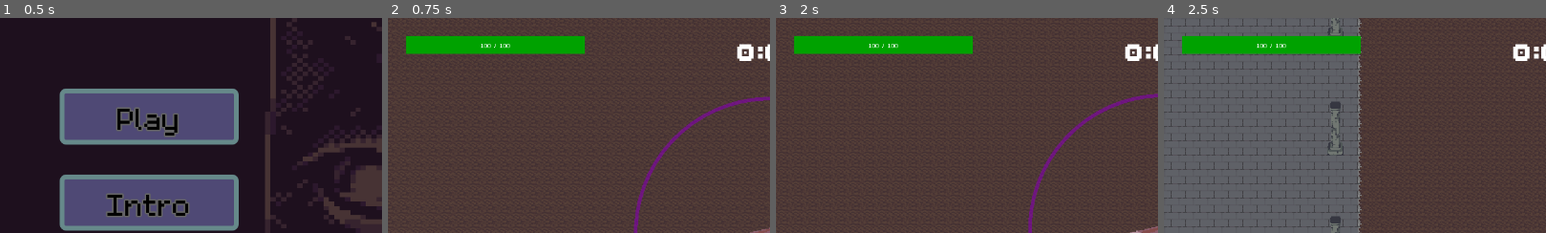
Above: before the commit, frames 1-4 (left to right).
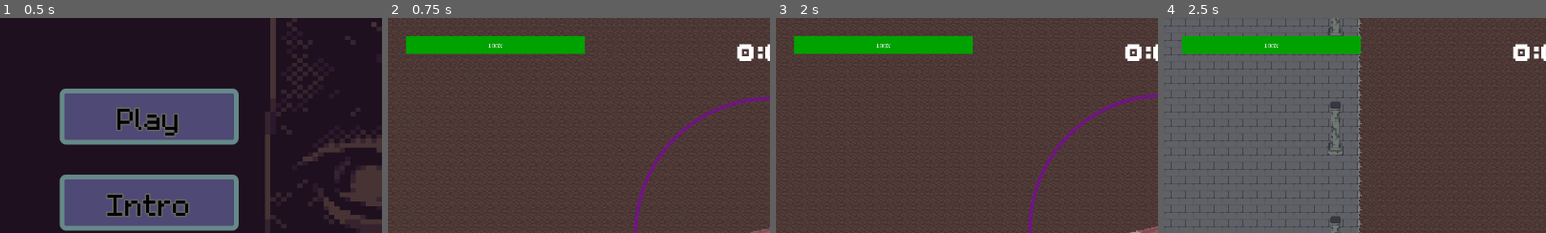
Above: after the commit, the same moments.

Repository: Sai-11011/godot-game-jam
Game: Godot game, scene res://Scenes/start_ui.tscn
Same seed, same stepped clock (60 frames per second), same inputs: the game is played once before the commit and once after it.
Inputs (mouse positions are % of the whole screen's width and height, from its top left):
- Up to frame 1 (0.5 s): no input
- Up to frame 2 (0.75 s): click "Play" at 0.5 s
- Up to frame 3 (2 s): tap Enter at 1.25 s; move the mouse to (72, 45) at 1.27 s; press the mouse at (72, 45) at 1.28 s; hold D (right) from 1.28 s (still down)
- Up to frame 4 (2.5 s): move the mouse to (30, 55) at 2.02 s; release D (right) at 2.03 s; release the mouse at (30, 55) at 2.03 s; hold S (down) from 2.03 s (still down); click (30, 55) at 2.1 s
The pictures show only the part of the screen within x 0-50%, y 0-50%; the shares and areas given below are measured in that part.

Frame 1 is identical in both runs. In frame 2, 0.1% of the frame differs, in the area x 24-32%, y 12-15%; in frame 3, 0.1%; in frame 4, 0.1%.
Error after the commit: Invalid assignment of property or key 'text' with value of type 'String' on a base object of type 'null instance'. (res://Scripts/hud.gd:35)

Commit message:
Boss death animated.

Diff:
--- a/Scenes/boss.tscn
+++ b/Scenes/boss.tscn
@@ -7,6 +7,7 @@
 [ext_resource type="Script" uid="uid://ck7hj4pmqsgb7" path="res://Scripts/cubes.gd" id="5_q76ad"]
 [ext_resource type="Texture2D" uid="uid://dtsxnsr83sphy" path="res://Assets/Enemies/Boss/Boss_Block.png" id="6_nuv35"]
 [ext_resource type="Texture2D" uid="uid://bj5e8c2i2lnhd" path="res://Assets/Enemies/Boss/Boss_Sleeping.png" id="8_odcco"]
+[ext_resource type="Texture2D" uid="uid://b21tfwq8ri6yv" path="res://Assets/Enemies/Boss/Boss_Death-Sheet8.png" id="8_yq25j"]
 
 [sub_resource type="CapsuleShape2D" id="CapsuleShape2D_lel8w"]
 radius = 36.0
@@ -17,6 +18,70 @@
 
 [sub_resource type="StyleBoxFlat" id="StyleBoxFlat_mh6p8"]
 bg_color = Color(1, 0, 0, 1)
+
+[sub_resource type="AtlasTexture" id="AtlasTexture_odcco"]
+atlas = ExtResource("8_yq25j")
+region = Rect2(0, 0, 162, 204)
+
+[sub_resource type="AtlasTexture" id="AtlasTexture_q76ad"]
+atlas = ExtResource("8_yq25j")
+region = Rect2(162, 0, 162, 204)
+
+[sub_resource type="AtlasTexture" id="AtlasTexture_nuv35"]
+atlas = ExtResource("8_yq25j")
+region = Rect2(324, 0, 162, 204)
+
+[sub_resource type="AtlasTexture" id="AtlasTexture_lel8w"]
+atlas = ExtResource("8_yq25j")
+region = Rect2(486, 0, 162, 204)
+
+[sub_resource type="AtlasTexture" id="AtlasTexture_6xjeg"]
+atlas = ExtResource("8_yq25j")
+region = Rect2(648, 0, 162, 204)
+
+[sub_resource type="AtlasTexture" id="AtlasTexture_r0blv"]
+atlas = ExtResource("8_yq25j")
+region = Rect2(810, 0, 162, 204)
+
+[sub_resource type="AtlasTexture" id="AtlasTexture_42olf"]
+atlas = ExtResource("8_yq25j")
+region = Rect2(972, 0, 162, 204)
+
+[sub_resource type="AtlasTexture" id="AtlasTexture_hbq6j"]
+atlas = ExtResource("8_yq25j")
+region = Rect2(1134, 0, 162, 204)
+
+[sub_resource type="SpriteFrames" id="SpriteFrames_ursto"]
+animations = [{
+"frames": [{
+"duration": 1.0,
+"texture": SubResource("AtlasTexture_odcco")
+}, {
+"duration": 1.0,
+"texture": SubResource("AtlasTexture_q76ad")
+}, {
+"duration": 1.0,
+"texture": SubResource("AtlasTexture_nuv35")
+}, {
+"duration": 1.0,
+"texture": SubResource("AtlasTexture_lel8w")
+}, {
+"duration": 1.0,
+"texture": SubResource("AtlasTexture_6xjeg")
+}, {
+"duration": 1.0,
+"texture": SubResource("AtlasTexture_r0blv")
+}, {
+"duration": 1.0,
+"texture": SubResource("AtlasTexture_42olf")
+}, {
+"duration": 1.0,
+"texture": SubResource("AtlasTexture_hbq6j")
+}],
+"loop": false,
+"name": &"death",
+"speed": 8.0
+}]
 
 [node name="Boss" type="CharacterBody2D" unique_id=1719500555 groups=["Enemy"]]
 y_sort_enabled = true
@@ -154,3 +219,9 @@
 [node name="BossCamera" type="Camera2D" parent="." unique_id=108528805 groups=["Camera"]]
 position_smoothing_enabled = true
 rotation_smoothing_enabled = true
+
+[node name="DeathSprite" type="AnimatedSprite2D" parent="." unique_id=9011471]
+visible = false
+z_index = 5
+sprite_frames = SubResource("SpriteFrames_ursto")
+animation = &"death"
--- a/Scenes/hud.tscn
+++ b/Scenes/hud.tscn
@@ -43,23 +43,6 @@
 theme_override_fonts/font = ExtResource("4_t1xeu")
 theme_override_styles/fill = SubResource("StyleBoxFlat_bjfho")
 value = 100.0
-show_percentage = false
-
-[node name="HealthLabel" type="Label" parent="MarginContainer/StatsContainer/HealthBar" unique_id=263988927]
-layout_mode = 1
-anchors_preset = 8
-anchor_left = 0.5
-anchor_top = 0.5
-anchor_right = 0.5
-anchor_bottom = 0.5
-offset_left = -20.0
-offset_top = -11.5
-offset_right = 20.0
-offset_bottom = 11.5
-grow_horizontal = 2
-grow_vertical = 2
-horizontal_alignment = 1
-vertical_alignment = 1
 
 [node name="ShardCounters" type="VBoxContainer" parent="MarginContainer/StatsContainer" unique_id=2102646984]
 layout_mode = 2
--- a/Scripts/boss.gd
+++ b/Scripts/boss.gd
@@ -4,6 +4,7 @@
 @onready var head_sprite = $HeadSprite
 @onready var orbit_center = $OrbitCenter
 @onready var core_hp_bar = $HealthBar
+@onready var death_sprite = $DeathSprite
 
 # Cubes
 @onready var red_cube = $OrbitCenter/RedCube
@@ -30,6 +31,7 @@
 var cube_max_health: int = 450
 var is_intro_playing: bool = false
 var is_waking_up: bool = false
+var is_dying: bool = false
 
 # State Tracking
 enum State { IDLE, ATTACKING, STUNNED, VULNERABLE }
@@ -387,8 +389,16 @@
 		body_sprite.modulate = Color.WHITE
 
 func die():
+	if is_dying: return # If already dead, ignore any extra hits!
+	is_dying = true
 	print("TITAN DEFEATED!")
-
+	current_state = State.STUNNED # Stop the boss from attacking
+
+	# 1. Instantly hide the cubes and health bar
+	orbit_center.hide()
+	core_hp_bar.hide()
+
+	# 2. Pan the camera to the Boss
 	if is_instance_valid(player):
 		player_cam = player.get_node_or_null("Camera2D")
 		if player_cam:
@@ -404,6 +414,24 @@
 	var pan_tween = create_tween().set_trans(Tween.TRANS_SINE).set_ease(Tween.EASE_IN_OUT)
 	pan_tween.tween_property(boss_camera, "global_position", global_position, 1.0)
 	await pan_tween.finished
+
+	# 3. Dramatic pause before crumbling...
+	await get_tree().create_timer(0.5).timeout
+
+	# 4. Swap to the Death Sprite and play the animation!
+	body_sprite.hide()
+	head_sprite.hide()
+	death_sprite.show()
+	death_sprite.play("death")
+
+	# 5. Massive screen shake as it falls apart
+	get_tree().call_group("Camera", "apply_shake", 40.0)
+
+	# 6. Wait for the crumble animation to completely finish
+	await death_sprite.animation_finished
+
+	# 7. One last pause to look at the rubble before showing the Win Screen
+	await get_tree().create_timer(1.5).timeout
 
 	get_tree().change_scene_to_packed(win_scene)
 	queue_free()
--- a/Scripts/player_data.gd
+++ b/Scripts/player_data.gd
@@ -28,7 +28,7 @@
 var attack_stats := {
 	"base":{
 		"range":230,
-		"cooldown":0.2,
+		"cooldown":0.25,
 		"attack_time":0.25,#duration of attack
 	},
 	"high":{
